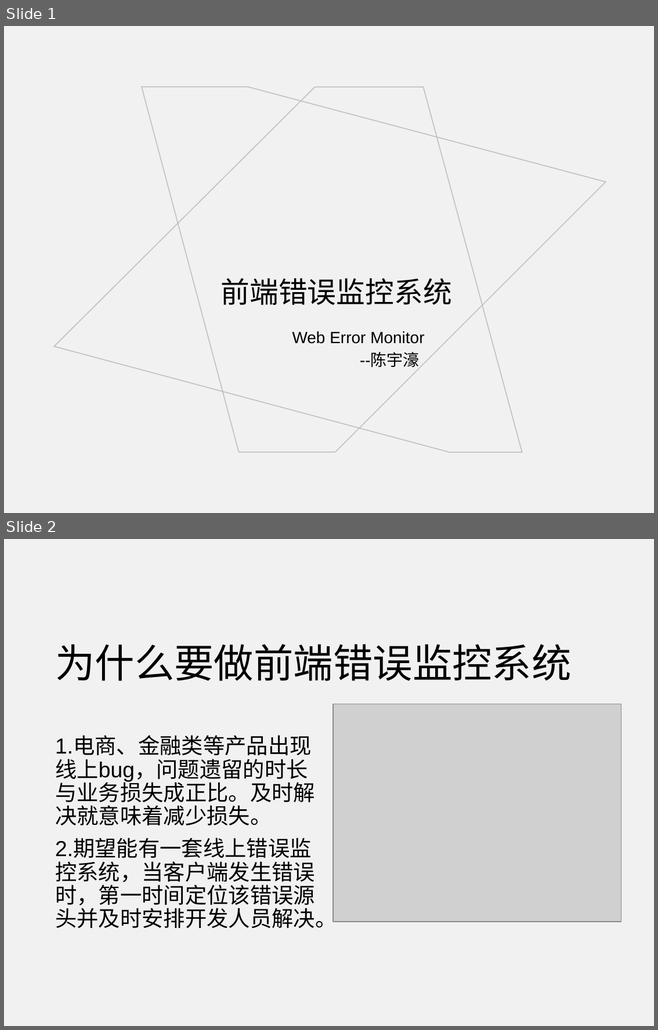
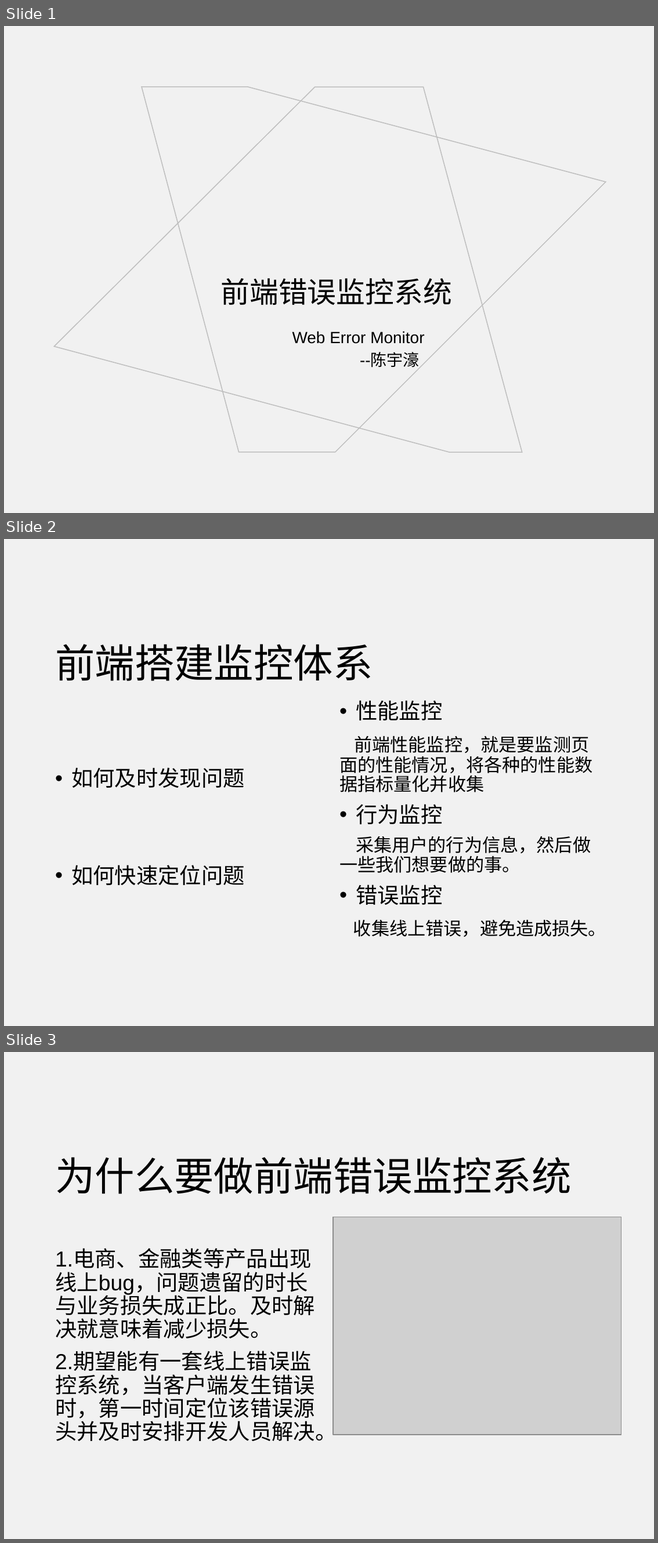
Before and after one commit to aCode-Dog/WEM, a slide deck: .ppt/前端错误监控.pptx. Shown one above the other, each under a label of ours: slides 1 and 2 before the commit, slides 1, 2 and 3 after it. The pictures are 658x1030 and 658x1543 pixels, drawn with LibreOffice and Linux fonts; fonts in the diff are those of the drawing; grey boxes stand for pictures; background and template pictures are left out. Boxes give left, top, right and bottom in pixels: in the first picture for what was removed or moved away, otherwise in the second. Text is boxed around its words. In the diff, an @@ line names an element or a change of style, - is before the commit and + after.

```diff
--- a/.ppt/前端错误监控.pptx
+++ b/.ppt/前端错误监控.pptx
@@ slide 2 added at [4,539,654,1026], background #F1F1F1 @@
@@ title added at [55,644,372,681], 44 pt, text #000000 @@
+前端搭建监控体系
@@ text added at [339,700,606,937], 20 pt, text #000000 @@
+• 性能监控
+前端性能监控，就是要监测页面的性能情况，将各种的性能数据指标量化并收集
+• 行为监控
+采集用户的行为信息，然后做一些我们想要做的事。
+• 错误监控
+收集线上错误，避免造成损失。
@@ text added at [71,768,245,885], 24 pt, text #000000 @@
+• 如何及时发现问题
+• 如何快速定位问题
@@ what was slide 2 is now slide 3 @@
```
Also in this commit, not shown: 1 other slide added.
